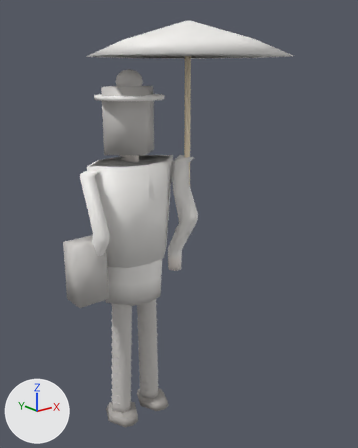
The glTF model public/models/humans/crowd-medium.glb, before and after one commit.
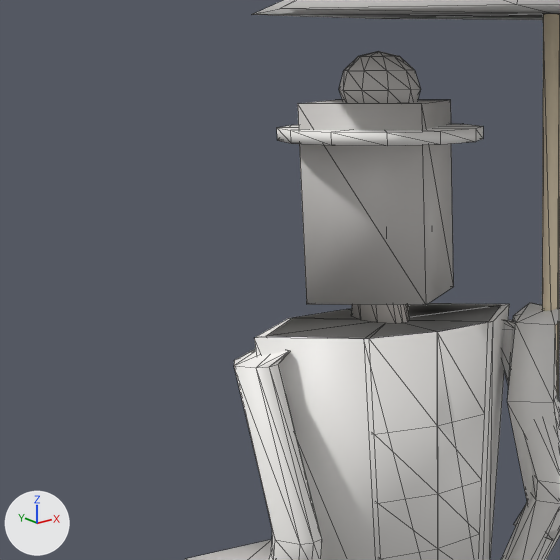
Each version appears first whole from a 50 mm camera at (-1.371, -2.097, 1.922) aimed at (0.24, -0.084, 1.117), and next in a close-up on the part from 0% to 53% of the width and 12% to 54% of the height. Every picture has the same lights, and +X, +Y and +Z are marked at lower left. The first two pictures are the older version. The close-ups show mesh edges as thin lines. Vertices at exactly the same position are counted once.
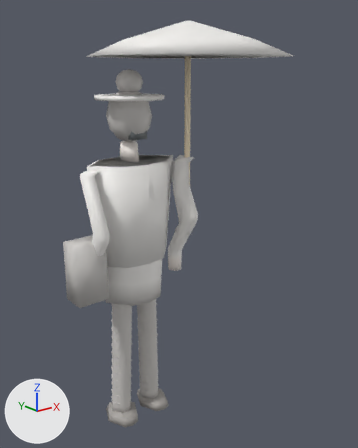
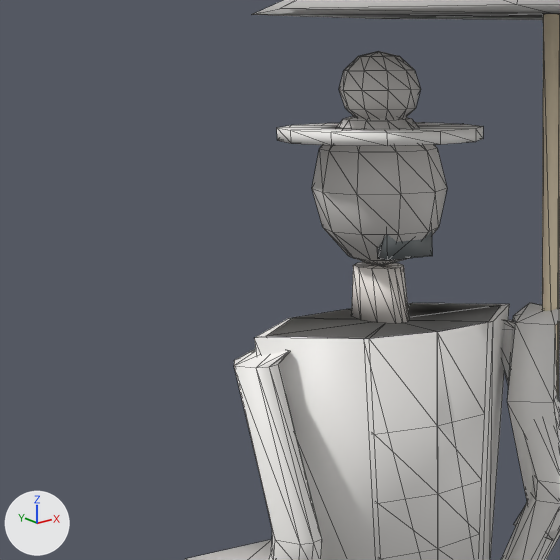
Patch to the scene script:
```diff
--- a/public/models/humans/crowd-medium.glb.py
+++ b/public/models/humans/crowd-medium.glb.py
@@ me_mesh_0 @@
 # used by ob_mesh_0; location = (0.0, 0.0, 0.0)
-me_mesh_0.from_pydata(...)  # 1058 vertices, 1792 faces; spans x -0.4..0.83, y -0.6..0.44, z 0.0..2.14
+me_mesh_0.from_pydata(...)  # 1100 vertices, 1876 faces; spans x -0.4..0.83, y -0.6..0.44, z 0.0..2.14
+# me_mesh_0 part 1
+# 5 vertices are removed from x -0.15..0.15, y 0.01, z 1.52..1.84
+# 16 faces are deleted
+# 5 vertices move from x -0.15..0.0, y -0.12..0.14, z 1.52..1.84 to x -0.04..0.05, y -0.05..0.01, z 1.81
+# 41 vertices are added at x -0.11..0.11, y -0.1..0.12, z 1.57..1.83
+# 6 new vertices lie (0.06, 0.0, 0.0) away from vertices in x -0.03, y -0.1..0.12, z 1.63..1.76
+# 100 new faces join them
 me_mesh_0.materials.append(mat_defaultmaterial)
```

Pixel boxes [x1, y1, x2, y2] of what changed, in the close-ups (560 x 560 px):
part 1 of me_mesh_0, cut back: before [298, 100, 453, 305]; after [312, 116, 447, 266]
